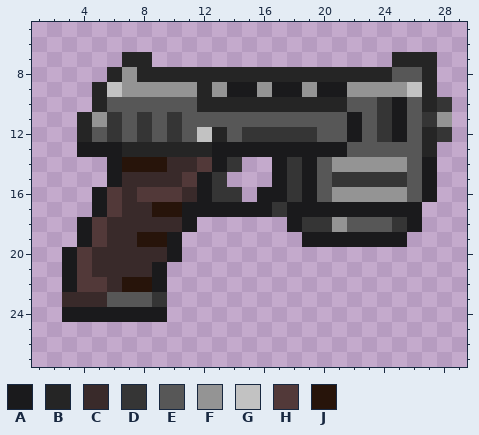
One commit to this pixel-art sprite: Resources/Textures/Nuclear14/Objects/Weapons/Guns/Pistols/10mm.rsi/icon.png. Above is the file before it was changed.
The file is 32x32 pixels. Colours within 5 levels of each other are drawn and written as one. Shown: x 1..29, y 5..27.
Palette (. is transparent): A #1a1a1c  B #252525  C #392a2a  D #353535  E #575757  F #949494  G #c2c2c2  H #523939  J #27140a
Pixels before, first column x 3:
 7 ....BB................BBB.
 8 ...BFBBBBBBBBBBBBBBBBBEEB.
 9 ..BGFFFFFBFAAFAAFAAFFFFGB.
10 ..BEEEEEEBBBBBBBBBBEEDAEBD
11 .BFDEDEDEEEEEEEEEEEAEDAEDF
12 .BEDEDEDEGBEDDDDDEEAEDAEBD
13 .AAABBBBBBAAAAAAAAAEEEEEB.
14 ...AJJJCCHAD..ADAEFFFFFEA.
15 ...ACCCCHAD...ADAEDDDDDEA.
16 ..AHCHHHCADD.AADAEFFFFFEA.
17 ..AHCCJJAAAAAADAAAAAAAAA..
18 .AHCCCCCA......ADDFEEEDA..
19 .AHCCJJA........AAAAAAA...
20 AHCCCCCA..................
21 AHCCCCA...................
22 AHHCJJA...................
23 CCCEEED...................
24 AAAAAAA...................
After:
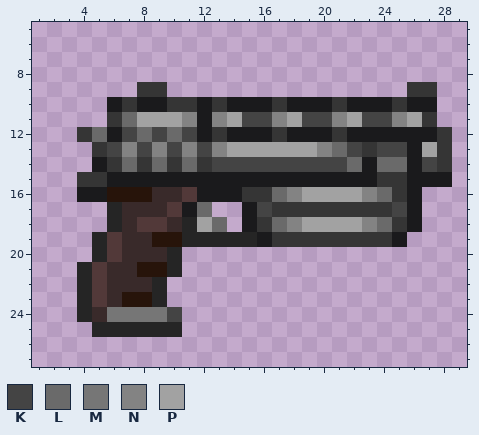
Colours new in this view: K #444444  L #6a6a6a  M #767676  N #838383  P #a2a2a2
The exact change:
Changed rows in their new state; - is an unchanged pixel.
first column x 3:
 7 ----..----------------...-
 8 ---......................-
 9 --...DD................DD-
10 --.ADAADDADAAADAAADAAADAA.
11 -..-LPPPNANPKKNPKKNPKKNP-.
12 -DLAKLKLKADAAA-AAAD-AA-AA-
13 -.DKNKNKNKNPPPPPPNLKDKKAPD
14 --ADLDLDLDKKKKKKKKKLALLAKD
15 -DD-AAAAA-AAAA-A-AAAA--A-A
16 -A-JJJCCH-AADDLNPPPPNLDA.-
17 --.B--CH-L..-K-DDDDDDDK---
18 -..B-HH-BPL-ADLNPPPPNL----
19 -.BH-C-JBBBBBADDDDDDDD----
20 ..BH---B------------------
21 .BH--JJB------------------
22 .B--CCB-------------------
23 .BHCJJB-------------------
24 .BCMMMMK------------------
25 --BBBBBB------------------
